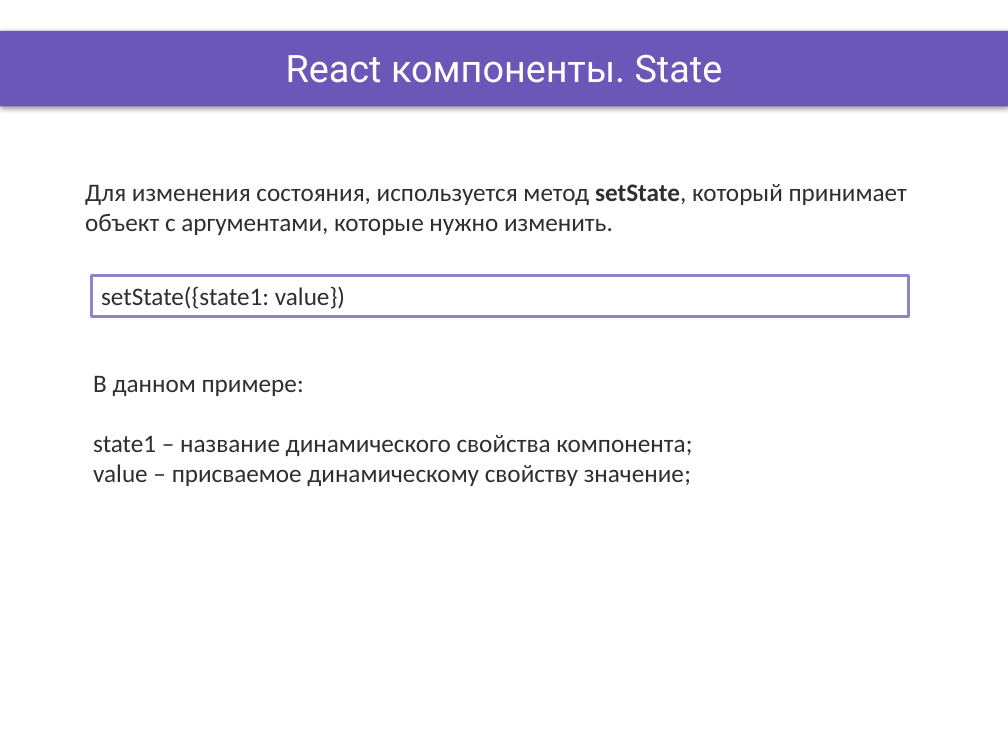
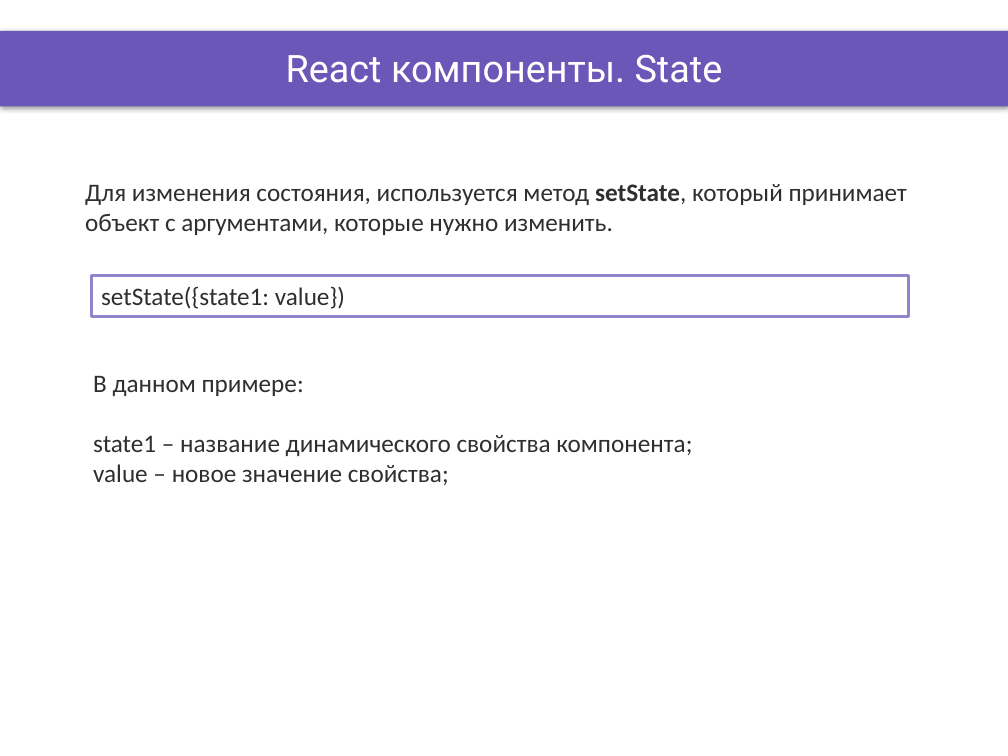
Before and after one commit to OleksandrPetryk/ignite, a slide deck: slide 3 of React/lesson_20/Presentation/React_components.pptx. Drawn at 1008x756 pixels with LibreOffice and Linux fonts; fonts in the diff are those of the drawing; background and template pictures are left out. Boxes give left, top, right and bottom in pixels: in the first picture for what was removed or moved away, otherwise in the second. Text is boxed around its words. In the diff, an @@ line names an element or a change of style, - is before the commit and + after.

```diff
--- a/React/lesson_20/Presentation/React_components.pptx
+++ b/React/lesson_20/Presentation/React_components.pptx
@@ text at bbox=[93, 464, 449, 485]: text changed @@
-value – присваемое динамическому свойству значение;
+value – новое значение свойства;
```
Also in this commit, not shown: 1 other slide changed, 53 other files.
